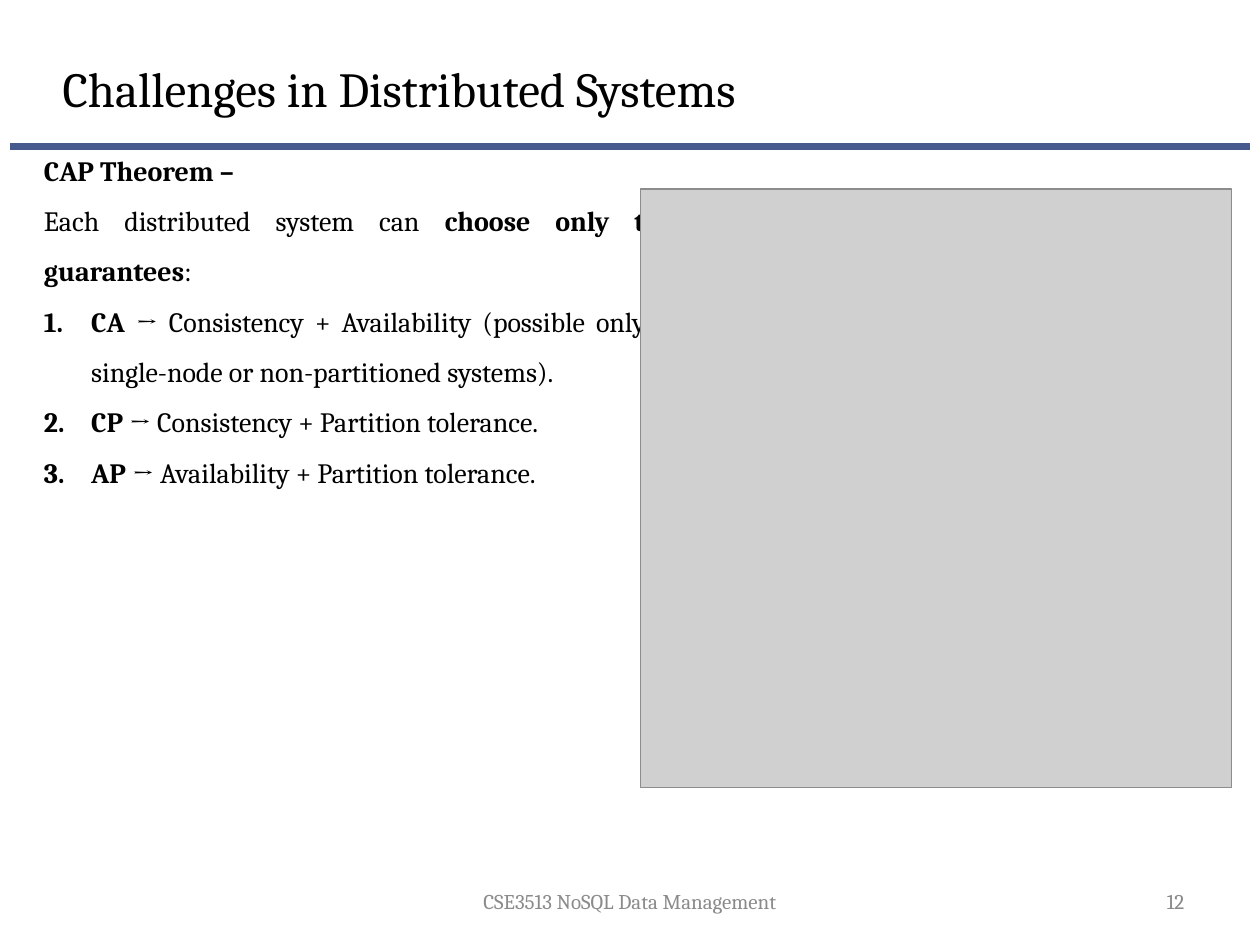
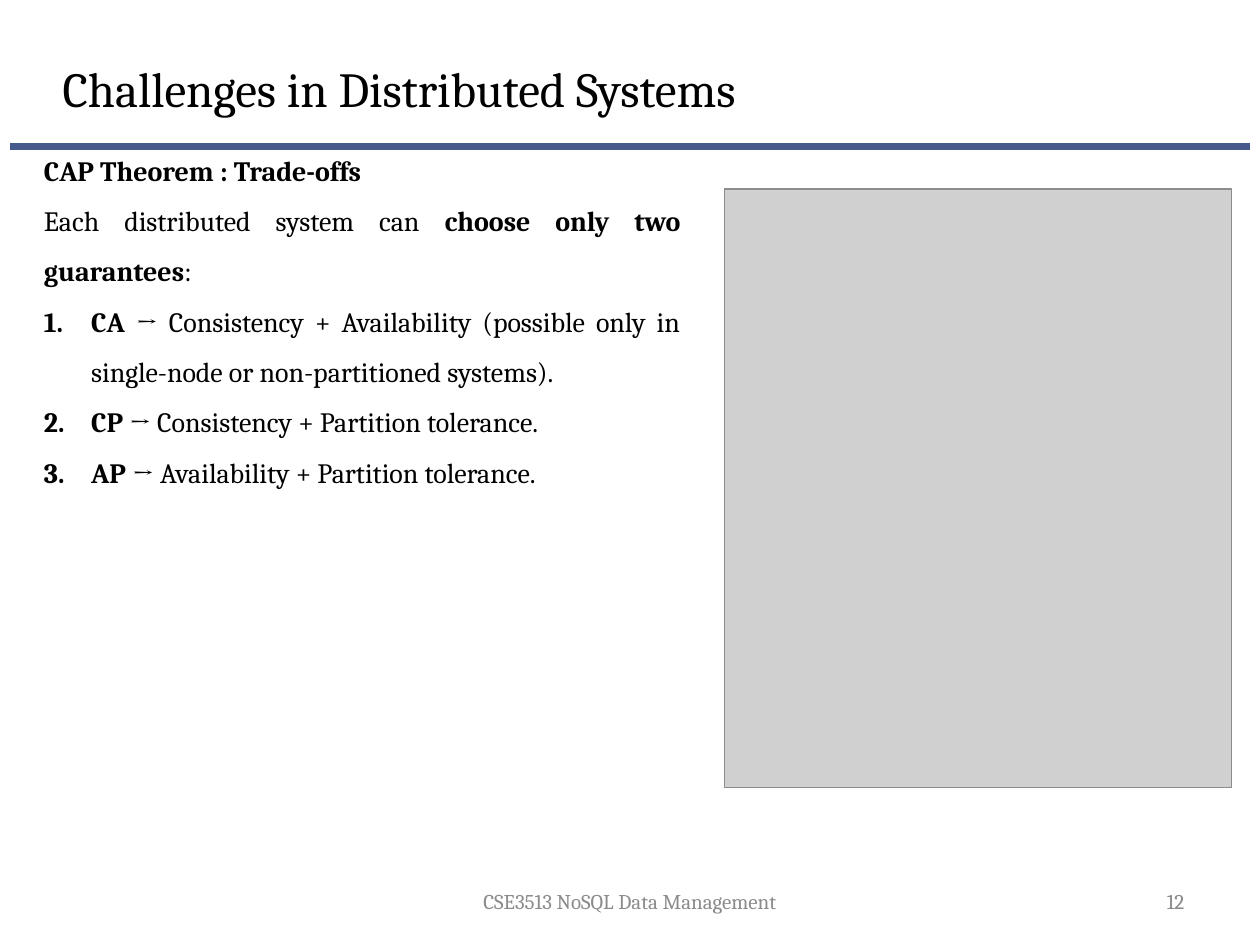
Before and after one commit to suniljeevan/NOSQL-2025, a slide deck: slide 12 of THEORY COURSE MATERIALS/Module 2.pptx. Drawn at 1260x945 pixels with LibreOffice and Linux fonts; fonts in the diff are those of the drawing; grey boxes stand for pictures; background and template pictures are left out. Boxes give left, top, right and bottom in pixels: in the first picture for what was removed or moved away, otherwise in the second. Text is boxed around its words. In the diff, an @@ line names an element or a change of style, - is before the commit and + after.

```diff
--- a/THEORY COURSE MATERIALS/Module 2.pptx
+++ b/THEORY COURSE MATERIALS/Module 2.pptx
@@ text at (x1=44, y1=161, x2=361, y2=182): text changed @@
-CAP Theorem –
+CAP Theorem : Trade-offs
@@ picture resized from (x1=640, y1=189, x2=1231, y2=788) to (x1=724, y1=189, x2=1232, y2=788) @@
```
Also in this commit, not shown: 2 slides added.
